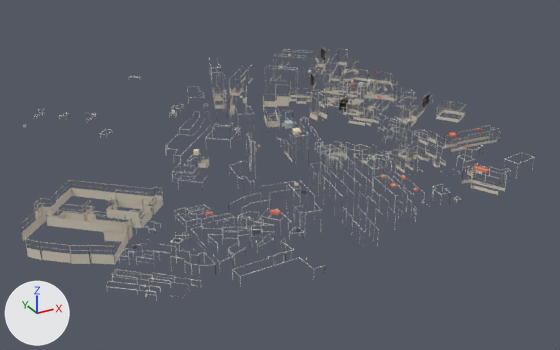
Renders of the glTF model public/tiles/oeste/d_6_1.glb from each side of a commit.
Before and after are seen from a camera (50 mm lens) standing at (-2837.0, -1478.0, 402.0) and looking at (-2414.0, -709.0, 18.0). Every picture has the same lights, and +X, +Y and +Z are marked at lower left. The picture after the commit comes second. Where no turn or scale is listed for an object, it has been applied to the vertices. Vertices at exactly the same position are counted once.

Objects in the first picture: 'detail'.
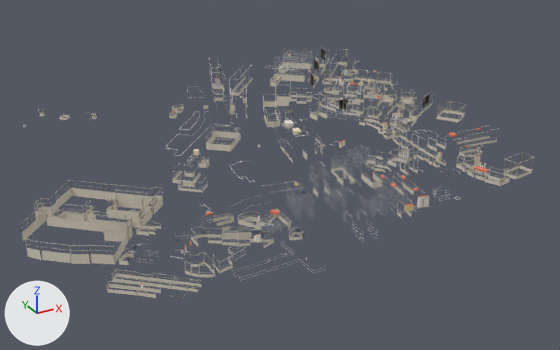
Boxes [x1, y1, x2, y2] around the edits, measured in the pictures (560 x 350 px; the box of a moved part takes in the faces that stretch with it):
'detail', reshaped, moved
    before: [21, 47, 534, 301]
    after: [21, 47, 534, 298]
part 1 of me_detail, added
    after: [274, 74, 305, 82]
part 2 of me_detail, rebuilt
    before: [232, 258, 297, 276]
    after: [233, 259, 299, 278]
part 3 of me_detail, deleted
    before: [34, 54, 505, 301]
part 4 of me_detail, moved or reshaped
    before: [39, 49, 534, 296]
    after: [40, 52, 534, 298]
part 5 of me_detail, recoloured
    both: [43, 58, 521, 288]

Diff of the bpy script that builds the scene:
```diff
--- a/public/tiles/oeste/d_6_1.glb.py
+++ b/public/tiles/oeste/d_6_1.glb.py
@@ me_detail @@
 # used by ob_detail; location = (-2446.9, -671.5, 56.5)
-me_detail.from_pydata(...)  # 27790 vertices, 21318 faces; spans x -287.0..287.0, y -272.0..272.0, z -37.0..37.0
+me_detail.from_pydata(...)  # 25507 vertices, 19868 faces; spans x -287.0..287.0, y -272.0..272.0, z -36.0..36.0
+# me_detail part 1: the loose piece of 16 vertices spanning x 127.0..170.0, y 150.0..190.0, z 30.0 is copied, and the copy is scaled about its middle by (1, 0.991, 21.1), then moved by (37.0, 41.0, -31.0); it spans x 165.0..207.0, y 191.0..231.0, z -5.0..2.0
+# me_detail part 2: the loose piece of 20 vertices spanning x -127.0..-61.0, y -251.0..-234.0, z -24.0 is rebuilt with 14 vertices and now spans x -127.0..-62.0, y -251.0..-234.0, z -26.0
+# me_detail part 3: 974 loose pieces with 6950 vertices, spanning x -211.0..275.0, y -272.0..272.0, z -37.0..34.0, are deleted
+# me_detail part 4: 399 vertices moved within x -253.0..275.0, y -254.0..264.0, z -36.0..34.0; 5086 vertices removed from x -287.0..287.0, y -254.0..272.0, z -36.0..37.0; 9487 vertices added at x -287.0..287.0, y -272.0..272.0, z -36.0..36.0
+# me_detail part 5: 2676 kept faces spanning x -236.0..287.0, y -245.0..253.0, z -36.0..35.0 get new vertex colours
+# other edits to the shape of me_detail do not show in these pictures
 me_detail.materials.append(mat_detail)
@@ ob_detail @@
 ob_detail = bpy.data.objects.new('detail', me_detail)
-ob_detail.location = (-2446.9, -671.5, 56.5)
+ob_detail.location = (-2446.9, -671.4, 56.7)
```
